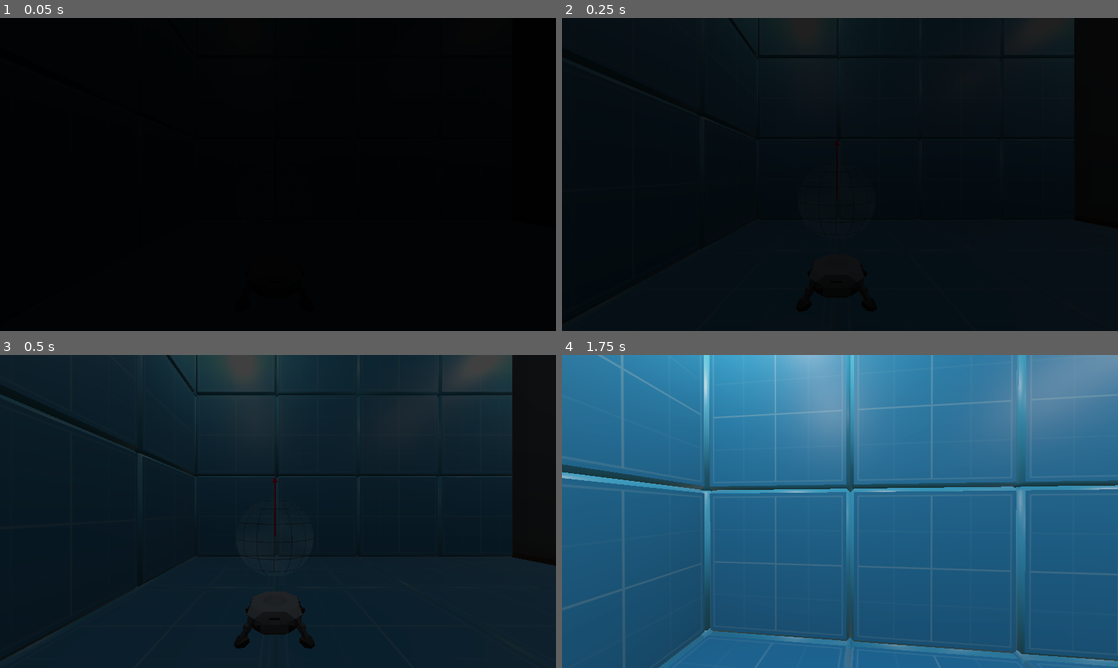
Above: before the commit, frames 1-4 (two rows, left to right).
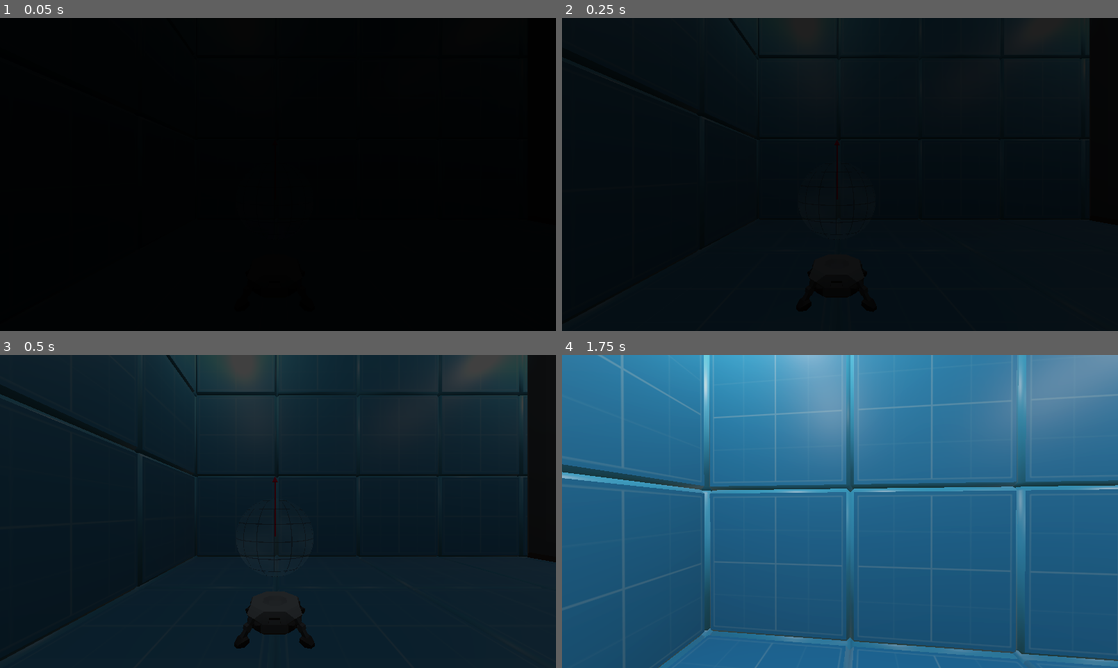
Above: after the commit, the same moments.

Repository: tdejong00/qugame
Game: Godot game, scene res://scenes/levels/tutorial/tutorial1.tscn
Same seed, same stepped clock (60 frames per second), same inputs: the game is played once before the commit and once after it.
Inputs (mouse positions are in pixels of both pictures, inside the frame that each line leads up to):
- Up to frame 1 (0.05 s): no input
- Up to frame 2 (0.25 s): no input
- Up to frame 3 (0.5 s): no input
- Up to frame 4 (1.75 s): tap Enter (ui_accept) at 0.5 s; move the mouse to (867, 511) at 0.52 s; hold W (move_up) from 0.53 s (still down); tap F (interact) at 0.6 s; tap Space (jump) at 0.77, 1.52 s; move the mouse to (812, 511) at 1.27 s; tap Shift (sprint) at 1.35 s

The runs differ from the first frame. In frame 2, 0.3% of the frame differs, in the area x 92-95%, y 0-19%; in frame 3, 1.4%, in the area x 92-100%, y 0-68%; in frame 4, nothing differs.

Commit message:
Minor changes to levels

Diff:
--- a/scenes/levels/sandbox/sandbox.gd
+++ b/scenes/levels/sandbox/sandbox.gd
@@ -1,11 +1,8 @@
 extends Level
-
-@onready var _goal_qubit: Qubit = $Objects/Circuit/GoalQubit
-@onready var _input_qubit: Qubit = $Objects/Circuit/InputQubit
-@onready var _door: Door = $Objects/Door
 
 
 func _ready() -> void:
+    LevelRestrictions.reset()
     LevelRestrictions.allow_gate(QuantumGate.Type.IDENTITY)
     LevelRestrictions.allow_gate(QuantumGate.Type.HADAMARD)
     LevelRestrictions.allow_gate(QuantumGate.Type.PAULI_X)
@@ -15,4 +12,5 @@
     LevelRestrictions.size_limit = -1
     SignalBus.restrictions_updated.emit()
 
-    await display("Welcome to the sandbox! Here you can use all gates, and as many as you would want!")
+    await display("Welcome to sandbox mode!")
+    await display("In this mode you can use all gate types and as many as you would want.")
--- a/scenes/levels/tutorial/tutorial1.gd
+++ b/scenes/levels/tutorial/tutorial1.gd
@@ -8,6 +8,7 @@
 
 
 func _ready() -> void:
+    LevelRestrictions.reset()
     LevelRestrictions.size_limit = 1
     SignalBus.restrictions_updated.emit()
     SignalBus.hide_hotbar.emit()
--- a/scenes/levels/tutorial/tutorial1.tscn
+++ b/scenes/levels/tutorial/tutorial1.tscn
@@ -63,7 +63,7 @@
 qubit_in = NodePath("..")
 
 [node name="Door" parent="Objects" instance=ExtResource("7_sraii")]
-transform = Transform3D(-1.31134e-07, 0, -3, 0, 3, 0, 3, 0, -1.31134e-07, 0.75, 0.5, 0)
+transform = Transform3D(-1.31134e-07, 0, -3, 0, 3, 0, 3, 0, -1.31134e-07, 1.5, 0.5, 0)
 
 [node name="Teleporter" parent="Objects" instance=ExtResource("8_3eoas")]
 transform = Transform3D(2, 0, 0, 0, 2, 0, 0, 0, 2, 10, -0.2, 0)
--- a/scenes/levels/tutorial/tutorial2.gd
+++ b/scenes/levels/tutorial/tutorial2.gd
@@ -8,6 +8,7 @@
 
 
 func _ready() -> void:
+    LevelRestrictions.reset()
     LevelRestrictions.size_limit = 1
     SignalBus.restrictions_updated.emit()
     SignalBus.hide_hotbar.emit()
@@ -53,7 +54,7 @@
     _quantum_gate_slot.clear()
 
     await display("For these gates to be useful, we will need another gate: the Hadamard gate.")
-    await display("Apply one right now and see what it does.", true)
+    await display("Apply the Hadamard gate and see what it does.", true)
 
     LevelRestrictions.allow_gate(QuantumGate.Type.HADAMARD)
     SignalBus.restrictions_updated.emit()
--- a/scenes/levels/tutorial/tutorial2.tscn
+++ b/scenes/levels/tutorial/tutorial2.tscn
@@ -1,11 +1,10 @@
-[gd_scene load_steps=14 format=3 uid="uid://cjpjipc5dpyxa"]
+[gd_scene load_steps=13 format=3 uid="uid://cjpjipc5dpyxa"]
 
 [ext_resource type="Script" path="res://scenes/levels/tutorial/tutorial2.gd" id="1_35w2r"]
 [ext_resource type="PackedScene" uid="uid://ckk03qsadcwlw" path="res://scenes/entities/player/player.tscn" id="2_oa6d5"]
 [ext_resource type="PackedScene" uid="uid://5ye6f6br2bts" path="res://scenes/user_interface/user_interface.tscn" id="3_bqkvd"]
 [ext_resource type="PackedScene" uid="uid://c8b5k7lep8tea" path="res://scenes/chunks/end_chunk.tscn" id="4_0gl2h"]
 [ext_resource type="PackedScene" uid="uid://bsi2sm86hkhor" path="res://scenes/objects/qubit/qubit.tscn" id="5_qxfn2"]
-[ext_resource type="PackedScene" uid="uid://brhccqxun0klb" path="res://scenes/chunks/middle_chunk.tscn" id="5_r7qx8"]
 [ext_resource type="PackedScene" uid="uid://65xnlas5jt2i" path="res://scenes/objects/quantum_gate_slot/quantum_gate_slot.tscn" id="6_6xtdj"]
 [ext_resource type="PackedScene" uid="uid://o2xud88mln6v" path="res://scenes/objects/door/door.tscn" id="7_j83vu"]
 [ext_resource type="PackedScene" uid="uid://e2dv2absvtoc" path="res://scenes/objects/teleporter/teleporter.tscn" id="8_rsetk"]
@@ -33,7 +32,7 @@
 environment = SubResource("Environment_hc8un")
 
 [node name="Player" parent="." instance=ExtResource("2_oa6d5")]
-transform = Transform3D(1.5, 0, 0, 0, 1.5, 0, 0, 0, 1.5, 2, 4, 12)
+transform = Transform3D(1.5, 0, 0, 0, 1.5, 0, 0, 0, 1.5, 0, 4, 12)
 
 [node name="UserInterface" parent="." instance=ExtResource("3_bqkvd")]
 
@@ -42,10 +41,7 @@
 [node name="EndChunk" parent="World" instance=ExtResource("4_0gl2h")]
 
 [node name="EndChunk2" parent="World" instance=ExtResource("4_0gl2h")]
-transform = Transform3D(-1, 0, -8.74228e-08, 0, 1, 0, 8.74228e-08, 0, -1, 48, 0, 16)
-
-[node name="MiddleChunk" parent="World" instance=ExtResource("5_r7qx8")]
-transform = Transform3D(1, 0, 0, 0, 1, 0, 0, 0, 1, 20, 0, 0)
+transform = Transform3D(-1, 0, -8.74228e-08, 0, 1, 0, 8.74228e-08, 0, -1, 28, 0, 16)
 
 [node name="Objects" type="Node3D" parent="."]
 transform = Transform3D(1, 0, 0, 0, 1, 0, 0, 0, 1, 14, 3.5, 8)
@@ -53,13 +49,13 @@
 [node name="Circuit" type="Node3D" parent="Objects"]
 
 [node name="GoalQubit" parent="Objects/Circuit" instance=ExtResource("5_qxfn2")]
-transform = Transform3D(1.5, 0, 0, 0, 1.5, 0, 0, 0, 1.5, -8, 0.5, -4)
+transform = Transform3D(1.5, 0, 0, 0, 1.5, 0, 0, 0, 1.5, -12, 0.5, -4)
 visible = false
 is_gold = true
 initial_state = 1
 
 [node name="InputQubit" parent="Objects/Circuit" node_paths=PackedStringArray("next_slot") instance=ExtResource("5_qxfn2")]
-transform = Transform3D(1, 0, 0, 0, 1, 0, 0, 0, 1, -12, 0.5, 0)
+transform = Transform3D(1, 0, 0, 0, 1, 0, 0, 0, 1, -14, 0.5, 0)
 next_slot = NodePath("QuantumGateSlot")
 
 [node name="QuantumGateSlot" parent="Objects/Circuit/InputQubit" node_paths=PackedStringArray("qubit_in") instance=ExtResource("6_6xtdj")]
@@ -68,10 +64,10 @@
 qubit_in = NodePath("..")
 
 [node name="Door" parent="Objects" instance=ExtResource("7_j83vu")]
-transform = Transform3D(-1.31134e-07, 0, -3, 0, 3, 0, 3, 0, -1.31134e-07, 16, 0.5, 0)
+transform = Transform3D(-1.31134e-07, 0, -3, 0, 3, 0, 3, 0, -1.31134e-07, 1.5, 0.5, 0)
 
 [node name="Teleporter" parent="Objects" instance=ExtResource("8_rsetk")]
-transform = Transform3D(2, 0, 0, 0, 2, 0, 0, 0, 2, 30, -0.2, 0)
+transform = Transform3D(2, 0, 0, 0, 2, 0, 0, 0, 2, 10, -0.2, 0)
 next_scene = ExtResource("10_8hmf6")
 active = true
 
--- a/scenes/levels/tutorial/tutorial3.gd
+++ b/scenes/levels/tutorial/tutorial3.gd
@@ -8,16 +8,17 @@
 
 
 func _ready() -> void:
+    LevelRestrictions.reset()
     LevelRestrictions.size_limit = 1
     SignalBus.restrictions_updated.emit()
     SignalBus.hide_hotbar.emit()
     await get_tree().create_timer(LEVEL_DELAY).timeout
 
-    await display("You might be familiar with an \"universal gate set\" in classical computing.")
+    await display("You might be familiar with a \"universal gate set\" in classical computing.")
     await display("Quantum computing also has a notion of universal gate sets.")
     await display("In our case of single-qubits, with just the Hadamard and T gates we can approximate any operation.")
     await display("The T gate is also called the π/8 gate.")
-    await display("Apply it a couple of times and observe what happens", true)
+    await display("Apply the T gate a couple of times and observe what happens.", true)
 
     _input_qubit.show()
 
@@ -54,6 +55,6 @@
 
     _door.open()
 
-    await display("This conludes the third tutorial!")
+    await display("This conludes the third and final tutorial!")
     await display("Congratulations on completing all tutorials!")
     await display("Continue through the door that opened just now.")
--- a/scenes/levels/tutorial/tutorial3.tscn
+++ b/scenes/levels/tutorial/tutorial3.tscn
@@ -33,7 +33,7 @@
 environment = SubResource("Environment_hc8un")
 
 [node name="Player" parent="." instance=ExtResource("2_hhdj2")]
-transform = Transform3D(1.5, 0, 0, 0, 1.5, 0, 0, 0, 1.5, 2, 4, 12)
+transform = Transform3D(1.5, 0, 0, 0, 1.5, 0, 0, 0, 1.5, 4, 4, 12)
 
 [node name="UserInterface" parent="." instance=ExtResource("3_l81do")]
 
@@ -41,14 +41,11 @@
 
 [node name="EndChunk" parent="World" instance=ExtResource("4_ng0bl")]
 
-[node name="EndChunk2" parent="World" instance=ExtResource("4_ng0bl")]
-transform = Transform3D(-1, 0, -8.74228e-08, 0, 1, 0, 8.74228e-08, 0, -1, 68, 0, 16)
-
 [node name="MiddleChunk" parent="World" instance=ExtResource("5_ct6du")]
 transform = Transform3D(1, 0, 0, 0, 1, 0, 0, 0, 1, 20, 0, 0)
 
-[node name="MiddleChunk2" parent="World" instance=ExtResource("5_ct6du")]
-transform = Transform3D(1, 0, 0, 0, 1, 0, 0, 0, 1, 40, 0, 0)
+[node name="EndChunk2" parent="World" instance=ExtResource("4_ng0bl")]
+transform = Transform3D(-1, 0, -8.74228e-08, 0, 1, 0, 8.74228e-08, 0, -1, 48, 0, 16)
 
 [node name="Objects" type="Node3D" parent="."]
 transform = Transform3D(1, 0, 0, 0, 1, 0, 0, 0, 1, 14, 3.5, 8)
@@ -62,7 +59,7 @@
 initial_state = 1
 
 [node name="InputQubit" parent="Objects/Circuit" node_paths=PackedStringArray("next_slot") instance=ExtResource("6_bq280")]
-transform = Transform3D(1, 0, 0, 0, 1, 0, 0, 0, 1, -12, 0.5, 0)
+transform = Transform3D(1, 0, 0, 0, 1, 0, 0, 0, 1, -10, 0.5, 0)
 next_slot = NodePath("QuantumGateSlot")
 
 [node name="QuantumGateSlot" parent="Objects/Circuit/InputQubit" node_paths=PackedStringArray("qubit_in") instance=ExtResource("7_u7lb0")]
@@ -71,21 +68,9 @@
 qubit_in = NodePath("..")
 
 [node name="Door" parent="Objects" instance=ExtResource("8_8ccxk")]
-transform = Transform3D(-1.31134e-07, 0, -3, 0, 3, 0, 3, 0, -1.31134e-07, 40, 0.5, 0)
+transform = Transform3D(-1.31134e-07, 0, -3, 0, 3, 0, 3, 0, -1.31134e-07, 21.5, 0.5, 0)
 
 [node name="Teleporter" parent="Objects" instance=ExtResource("9_74vj5")]
-transform = Transform3D(2, 0, 0, 0, 2, 0, 0, 0, 2, 50, -0.2, 0)
+transform = Transform3D(2, 0, 0, 0, 2, 0, 0, 0, 2, 30, -0.2, 0)
 next_scene = ExtResource("10_mkord")
 active = true
-
-[node name="Lamp" type="OmniLight3D" parent="Objects"]
-transform = Transform3D(1, 0, 0, 0, 1, 0, 0, 0, 1, 0, 11.5, 4)
-light_energy = 24.0
-omni_range = 24.0
-omni_attenuation = 2.0
-
-[node name="Lamp2" type="OmniLight3D" parent="Objects"]
-transform = Transform3D(1, 0, 0, 0, 1, 0, 0, 0, 1, 0, 11.5, -4)
-light_energy = 24.0
-omni_range = 24.0
-omni_attenuation = 2.0
